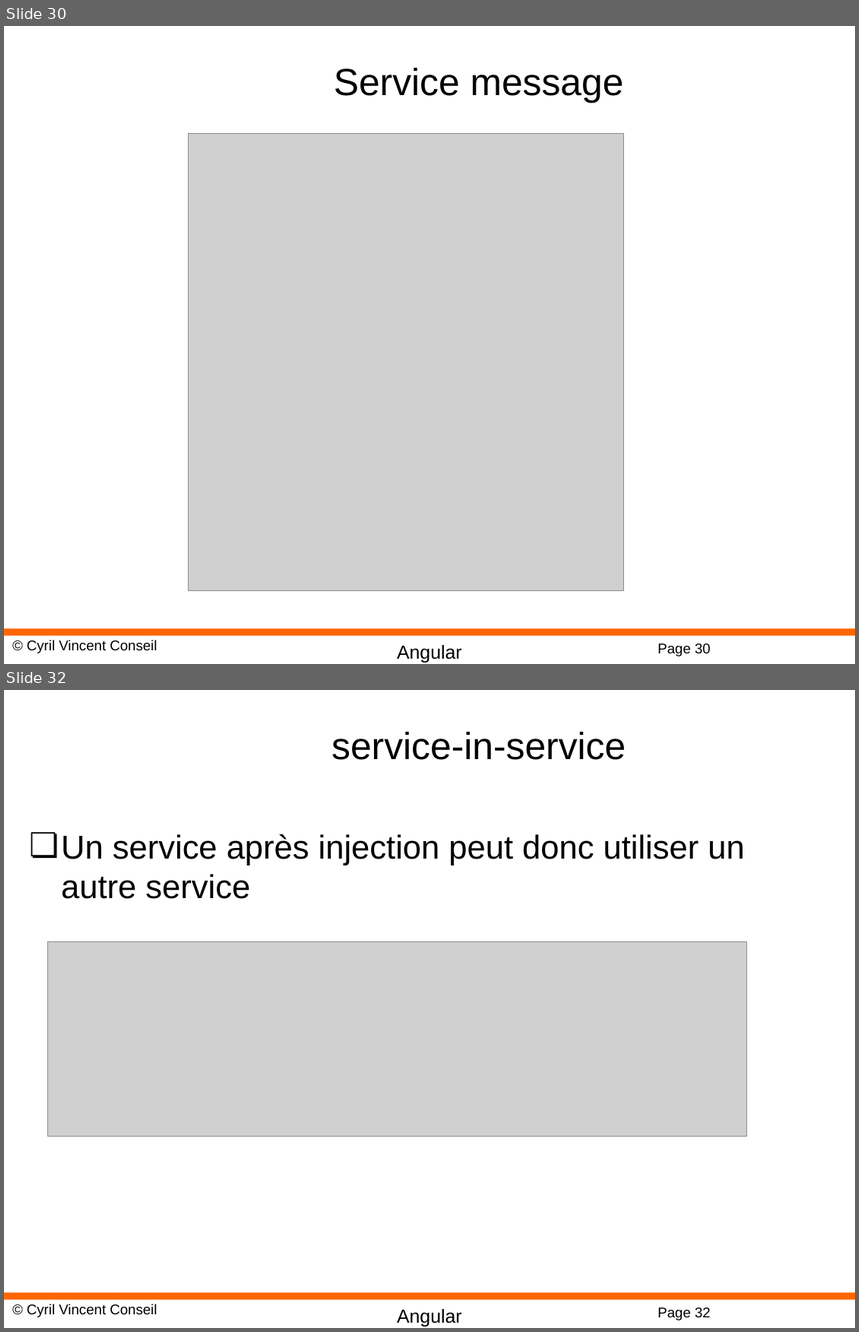
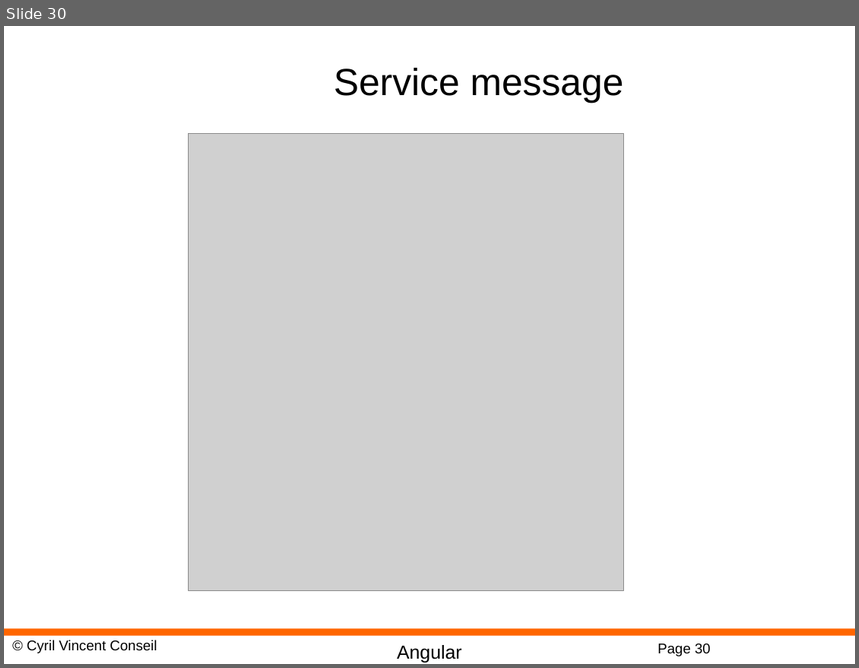
Before and after one commit to cyrilvincent/angular, a slide deck: PPT/Angular14-RXJS.pptx. Shown one above the other, each under a label of ours: slides 30 and 32 before the commit, slide 30 after it; the slides between them are not shown. The pictures are 859x1332 and 859x668 pixels, drawn with LibreOffice and Linux fonts; fonts in the diff are those of the drawing; grey boxes stand for pictures; background and template pictures are left out. Boxes give left, top, right and bottom in pixels: in the first picture for what was removed or moved away, otherwise in the second. Text is boxed around its words. In the diff, an @@ line names an element or a change of style, - is before the commit and + after.

```diff
--- a/PPT/Angular14-RXJS.pptx
+++ b/PPT/Angular14-RXJS.pptx
@@ slide 32 removed at (4, 690, 855, 1328), background #FFFFFF; not listed: 4 template elements that a slide beside it also shows @@
@@ title removed at (332, 732, 626, 760) @@
-service-in-service
@@ text removed at (61, 834, 744, 899) @@
-❏ Un service après injection peut donc utiliser un autre service
@@ picture removed at (47, 942, 747, 1136) @@
```
Also in this commit, not shown: 3 slides changed, 1 other slide removed, 33 other files.
